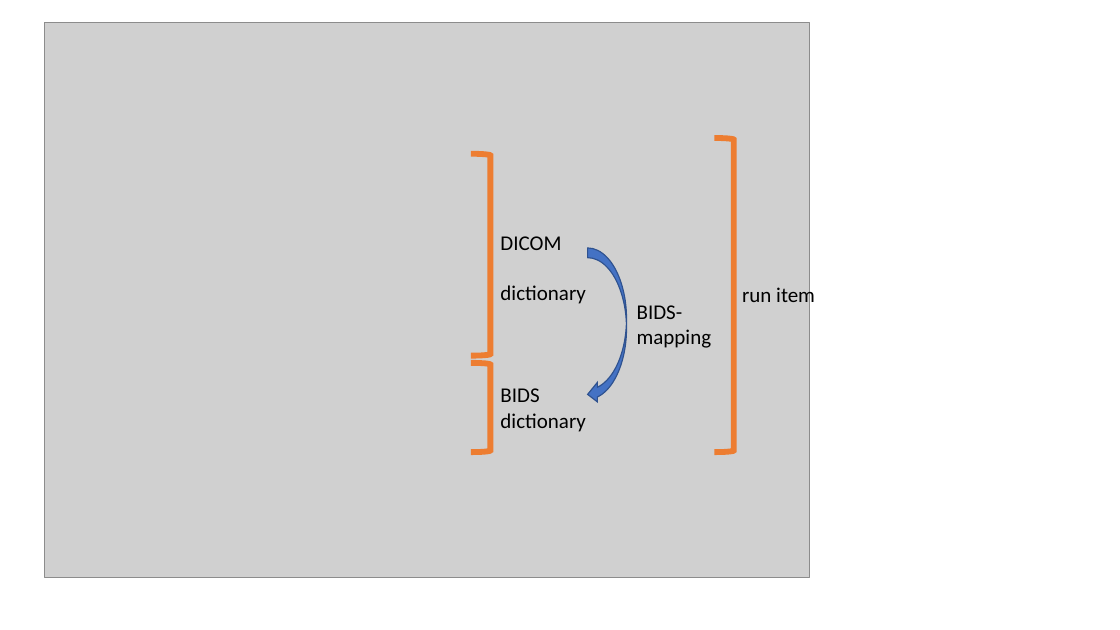
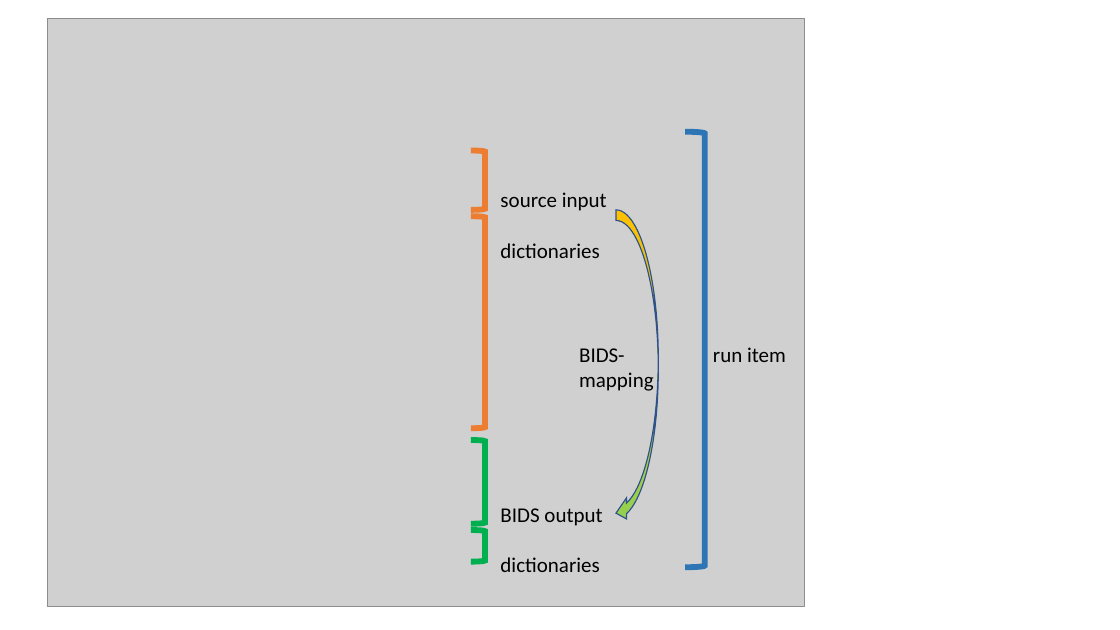
Before and after one commit to Donders-Institute/bidscoin, a slide deck: slide 1 of docs/_static/bidsmap_sample.odp. Drawn at 1120x630 pixels with LibreOffice and Linux fonts; fonts in the diff are those of the drawing; grey boxes stand for pictures. Boxes give left, top, right and bottom in pixels: in the first picture for what was removed or moved away, otherwise in the second. Text is boxed around its words. In the diff, an @@ line names an element or a change of style, - is before the commit and + after.

```diff
--- a/docs/_static/bidsmap_sample.odp
+++ b/docs/_static/bidsmap_sample.odp
@@ picture: place and size @@
-picture at [45, 23, 809, 577]
+picture at [47, 18, 804, 607]
@@ freeform shape: place and size @@
-freeform shape at [471, 154, 491, 355]
+freeform shape at [471, 216, 486, 428]
@@ group removed at [500, 138, 734, 452]: 2 texts, 2 freeform shapes @@
-DICOM dictionary
-BIDS dictionary
@@ text "BIDS-mapping": place and size @@
-text "BIDS-mapping" at [637, 305, 712, 348]
+text "BIDS-mapping" at [579, 348, 654, 391]
@@ text "run item" rewrapped from [742, 284, 815, 308] to [713, 347, 786, 362] @@
@@ freeform shape: place and size @@
-freeform shape at [471, 363, 491, 452]
+freeform shape at [471, 440, 486, 524]
@@ freeform shape at [471, 440, 486, 524]: outline #ED7D31 4.99 pt to #00B050 4.99 pt @@
@@ group added at [471, 132, 705, 572]: 4 freeform shapes, 2 texts @@
+source input dictionaries
+BIDS output dictionaries
```
Also in this commit, not shown: 23 other files.
